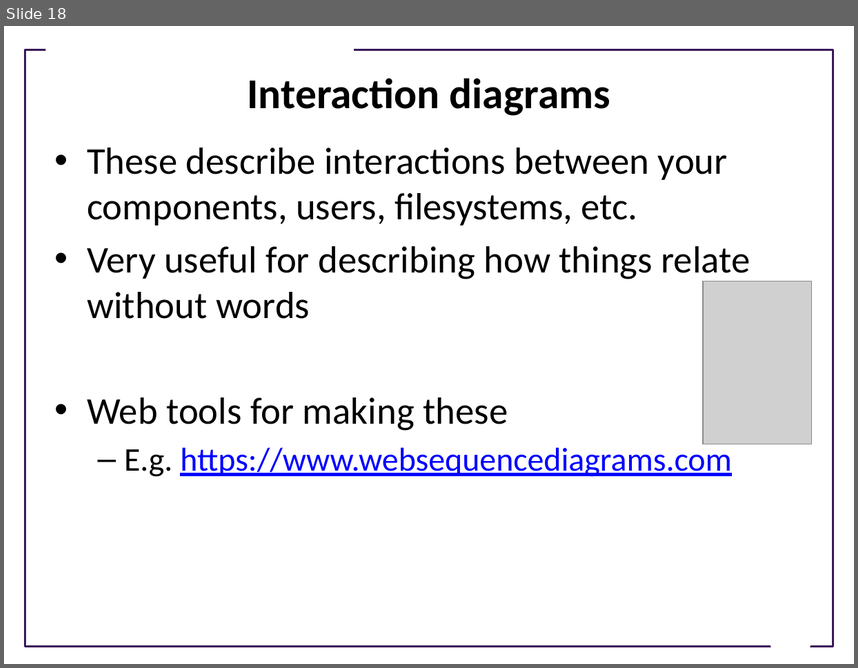
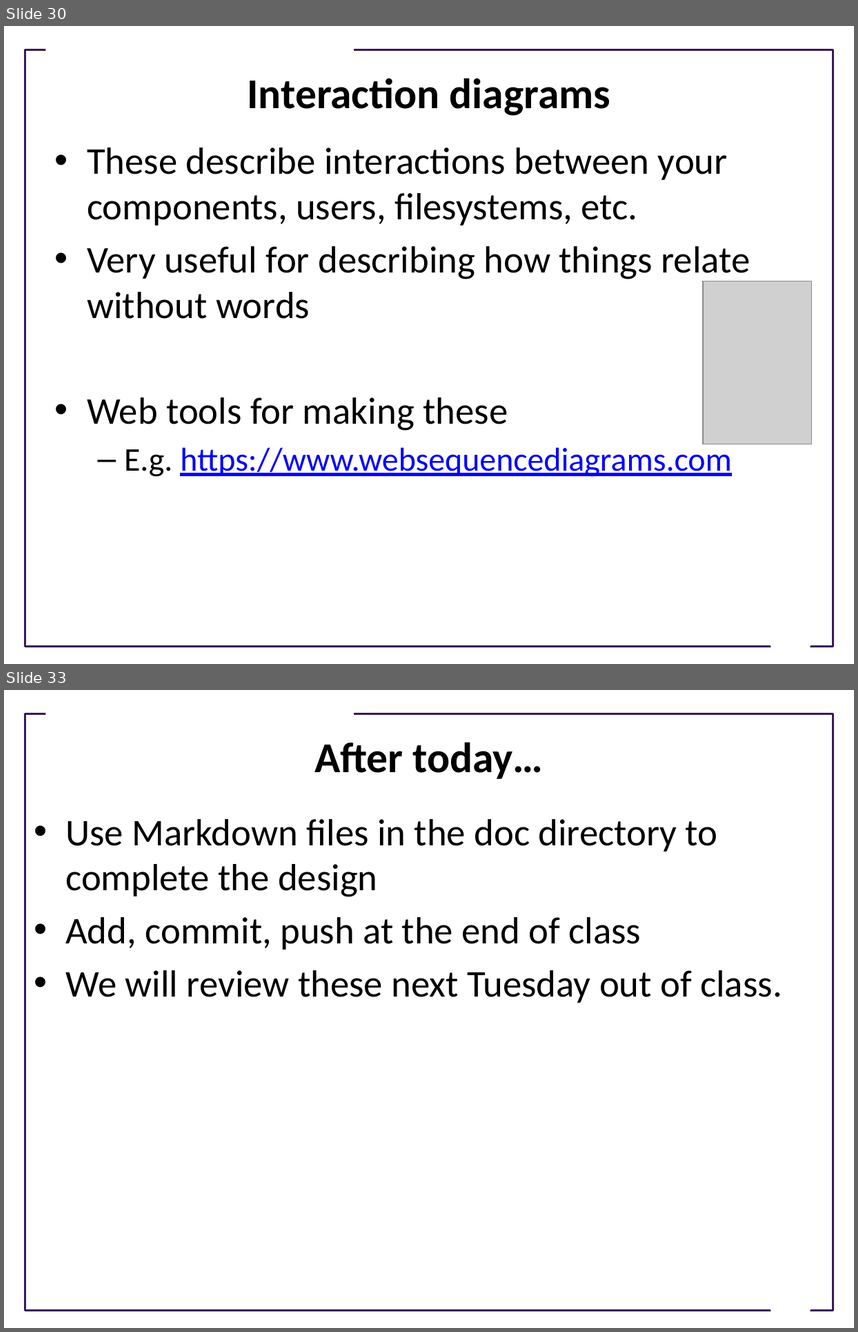
Before and after one commit to UWDIRECT/UWDIRECT.github.io, a slide deck: Wi21_content/SEDS/L10.Software_Design.pptx. Shown one above the other, each under a label of ours: slide 18 before the commit, slides 30 and 33 after it; the slides between them are not shown. The pictures are 858x668 and 858x1332 pixels, drawn with LibreOffice and Linux fonts; fonts in the diff are those of the drawing; grey boxes stand for pictures; background and template pictures are left out. Boxes give left, top, right and bottom in pixels: in the first picture for what was removed or moved away, otherwise in the second. Text is boxed around its words. In the diff, an @@ line names an element or a change of style, - is before the commit and + after.

```diff
--- a/Wi21_content/SEDS/L10.Software_Design.pptx
+++ b/Wi21_content/SEDS/L10.Software_Design.pptx
@@ slide 33 added at [4, 690, 854, 1328], background #FFFFFF; not listed: 3 template elements that a slide beside it also shows @@
@@ title added at [314, 742, 544, 779], 36 pt, text #000000, bold @@
+After today…
@@ text added at [65, 819, 782, 1003], 32 pt, text #000000 @@
+• Use Markdown files in the doc directory to complete the design
+• Add, commit, push at the end of class
+• We will review these next Tuesday out of class.
@@ what was slide 18 is now slide 30 @@
```
Also in this commit, not shown: 6 slides changed, 15 other slides added, 1 slide removed.
